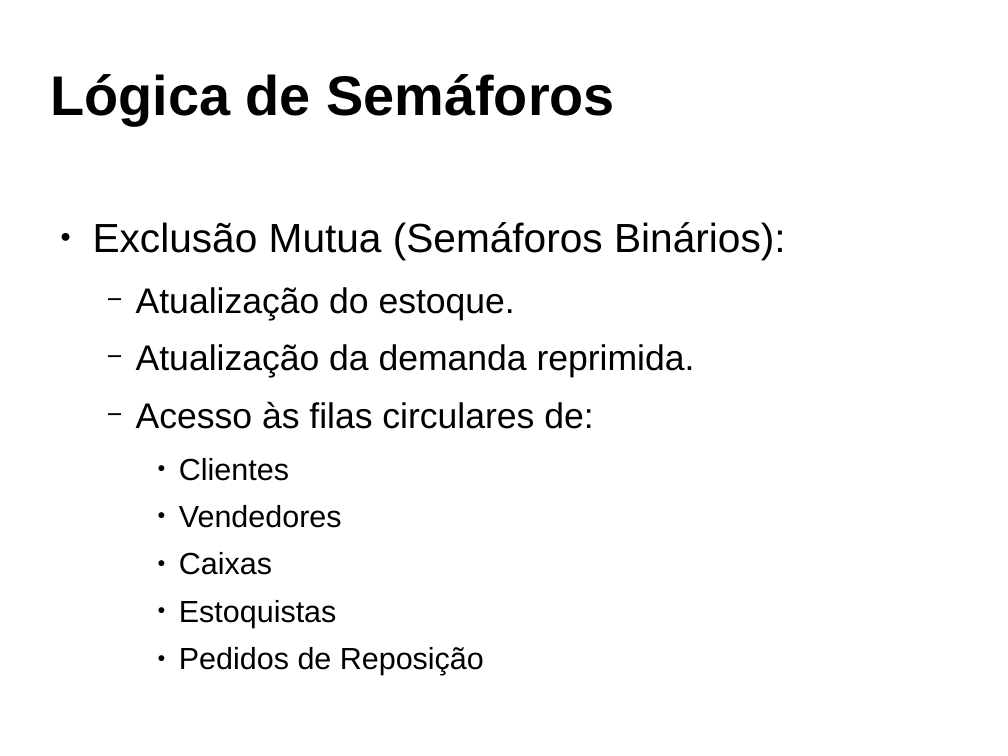
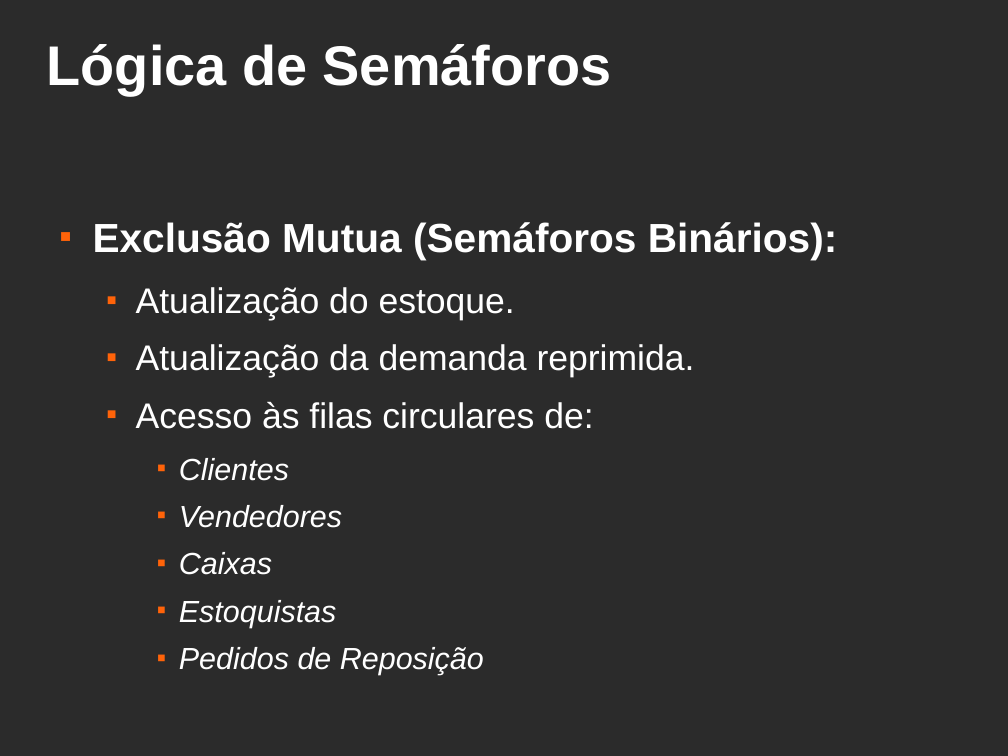
Before and after one commit to brunobuss/lojasim, a slide deck: slide 12 of docs/Apresentação_SO.odp. Drawn at 1008x756 pixels with LibreOffice and Linux fonts; fonts in the diff are those of the drawing; background and template pictures are left out; a plain dark background stands for a picture behind light text. Boxes give left, top, right and bottom in pixels: in the first picture for what was removed or moved away, otherwise in the second. Text is boxed around its words. In the diff, an @@ line names an element or a change of style, - is before the commit and + after.

```diff
--- a/docs/Apresentação_SO.odp
+++ b/docs/Apresentação_SO.odp
@@ background #FFFFFF to picture (left out) @@
@@ title "Lógica de Semáforos": place and size @@
-title "Lógica de Semáforos" at <box>50,74,615,125</box>
+title "Lógica de Semáforos" at <box>47,44,612,95</box>
@@ title "Lógica de Semáforos" at <box>47,44,612,95</box>: text colour #000000 to #FFFFFF @@
@@ text "Exclusão Mutua (Semáforos Binários):" at <box>93,222,838,675</box>: text colour #000000 to #FFFFFF; bold on in "Exclusão Mutua (Semáforos Binários):"; italic on in "Clientes", "Vendedores", "Caixas", "Estoquistas" and 1 more places; bullet ● to ■; bullet colour #000000 to #FF6309; bullet − to ■ @@
```
Also in this commit, not shown: 13 other slides changed, 1 other file.
